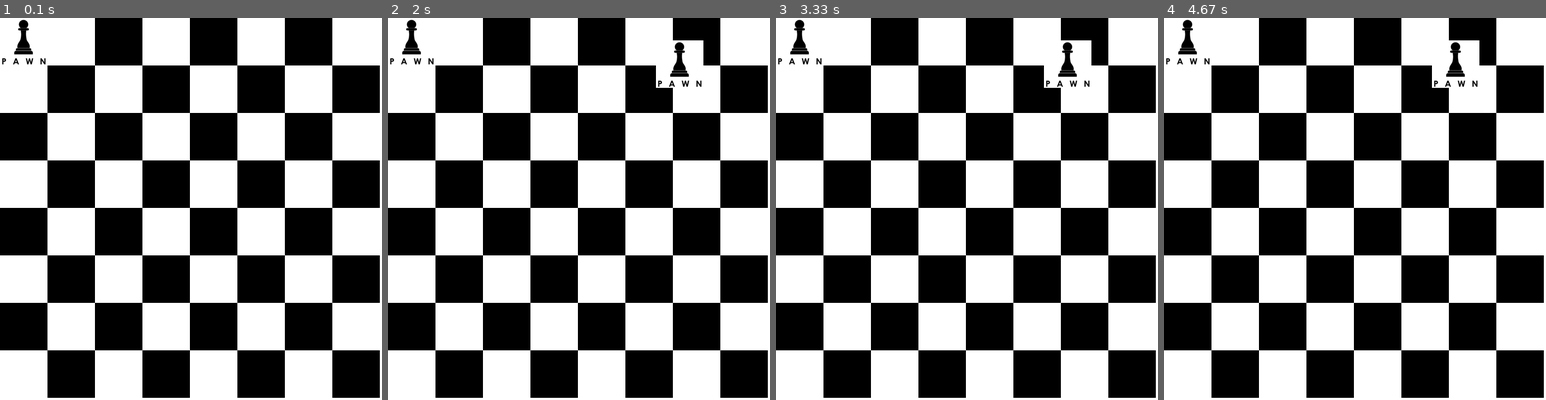
Above: before the commit, frames 1-4 (left to right).
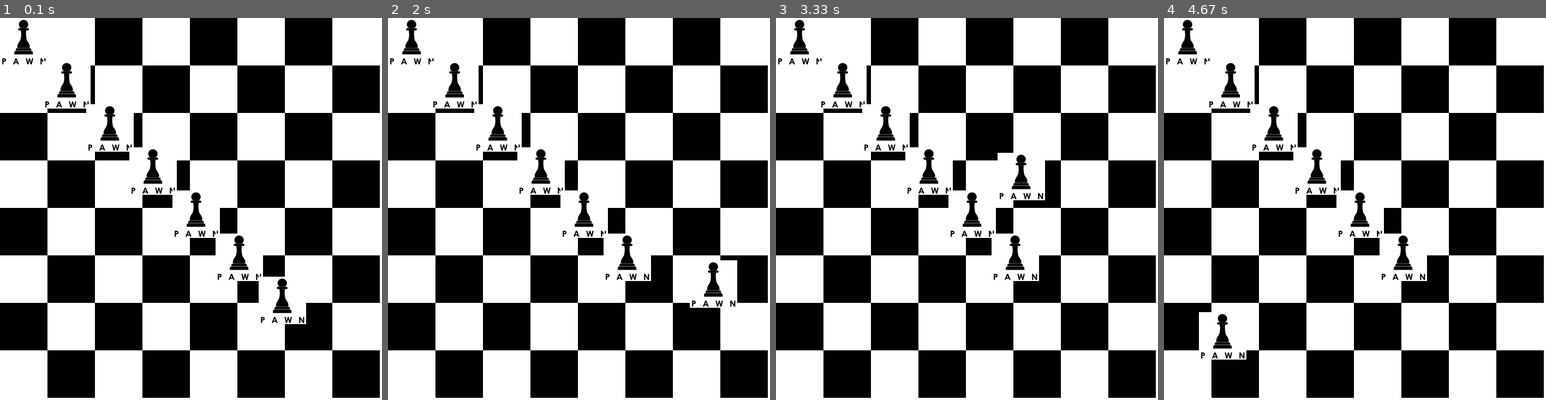
Above: after the commit, the same moments.

Repository: Magulak/Chess---AI
Game: pygame game, started from ChessGui Pygame.py
Two runs of this game, one before a commit and one after it. Both use one fixed random seed, a clock stepped at 60 frames per second and the inputs below.
Inputs (mouse positions are in pixels of both pictures, inside the frame that each line leads up to):
- Up to frame 1 (0.1 s): no input
- Up to frame 2 (2 s): press the mouse at (628, 258) at 0.37 s; move the mouse to (643, 174) at 0.47 s; release the mouse at (663, 90) at 0.6 s; press the mouse at (410, 40) at 0.7 s; move the mouse to (430, 56) at 0.8 s; release the mouse at (452, 75) at 0.93 s; press the mouse at (628, 258) at 1.03 s; move the mouse to (590, 239) at 1.13 s; release the mouse at (552, 224) at 1.27 s; press the mouse at (410, 40) at 1.37 s; move the mouse to (544, 52) at 1.47 s; release the mouse at (678, 63) at 1.6 s; press the mouse at (498, 128) at 1.7 s; move the mouse to (605, 205) at 1.8 s; release the mouse at (712, 285) at 1.93 s
- Up to frame 3 (3.33 s): press the mouse at (840, 82) at 2.03 s; move the mouse to (924, 90) at 2.13 s; release the mouse at (1009, 98) at 2.27 s; press the mouse at (1016, 258) at 2.37 s; move the mouse to (932, 304) at 2.47 s; release the mouse at (852, 350) at 2.6 s; press the mouse at (886, 128) at 2.7 s; move the mouse to (921, 235) at 2.8 s; release the mouse at (951, 342) at 2.93 s; press the mouse at (970, 212) at 3.03 s; move the mouse to (997, 193) at 3.13 s; release the mouse at (1020, 174) at 3.27 s
- Up to frame 4 (4.67 s): press the mouse at (1316, 170) at 3.37 s; move the mouse to (1339, 251) at 3.47 s; release the mouse at (1358, 335) at 3.6 s; press the mouse at (1316, 170) at 3.7 s; move the mouse to (1297, 124) at 3.8 s; release the mouse at (1282, 75) at 3.93 s; press the mouse at (1358, 212) at 4.03 s; move the mouse to (1419, 209) at 4.13 s; release the mouse at (1477, 201) at 4.27 s; press the mouse at (1274, 128) at 4.37 s; move the mouse to (1248, 231) at 4.47 s; release the mouse at (1221, 335) at 4.6 s

The runs differ from the first frame. In frame 1, 5.3% of the frame differs, in the area x 11-81%, y 11-81%; in frame 2, 6.2%, in the area x 11-92%, y 5-76%; in frame 3, 6.2%; in frame 4, 6.2%.

Commit message:
All works correctly, now fix the fact that you can move only one piece ( I think that the reason might be that when you move a chess piece then you move only piece not piecex

Diff:
--- a/ChessGui Pygame.py
+++ b/ChessGui Pygame.py
@@ -33,7 +33,7 @@
 
 x = 0
 while x <= 7:
-    exec(f"piece{x} = piece.copy()\ncollide_list.append(piece{x})")
+    exec(f"piece{x} = piece.copy()\ncollide_list.append(piece{x})\npiece.x, piece.y = x*79,x*79")
     x = x + 1
 
 # Define the colors & fps
@@ -68,19 +68,20 @@
                 piece_draging = False
 
         elif event.type == pygame.MOUSEMOTION:
-            if piece_draging:
-                mouse_x, mouse_y = event.pos
-                piece.x = mouse_x + offset_x
-                piece.y = mouse_y + offset_y
+                if piece_draging:
+                    mouse_x, mouse_y = event.pos
+                    piece.x = mouse_x + offset_x
+                    piece.y = mouse_y + offset_y
 
     # Fill the screen with white
     screen.fill(white)
-    pygame.draw.rect(screen, white, piece)
+    # pygame.draw.rect(screen, white, piece)
 
     # Draw the chess board
     draw_chessboard(back_buffer)
 
     screen.blit(back_buffer, (0, 0))
+
     for piece in collide_list:
         screen.blit(image, piece)
 
